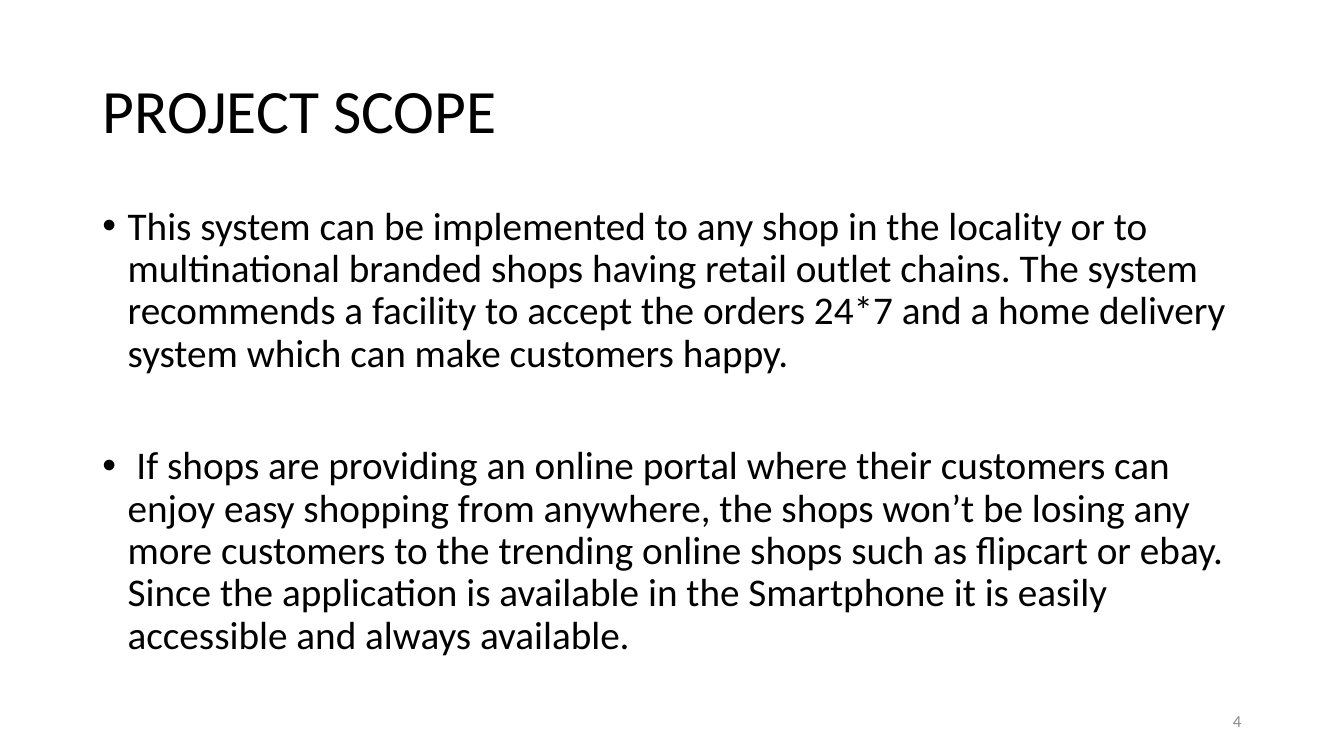
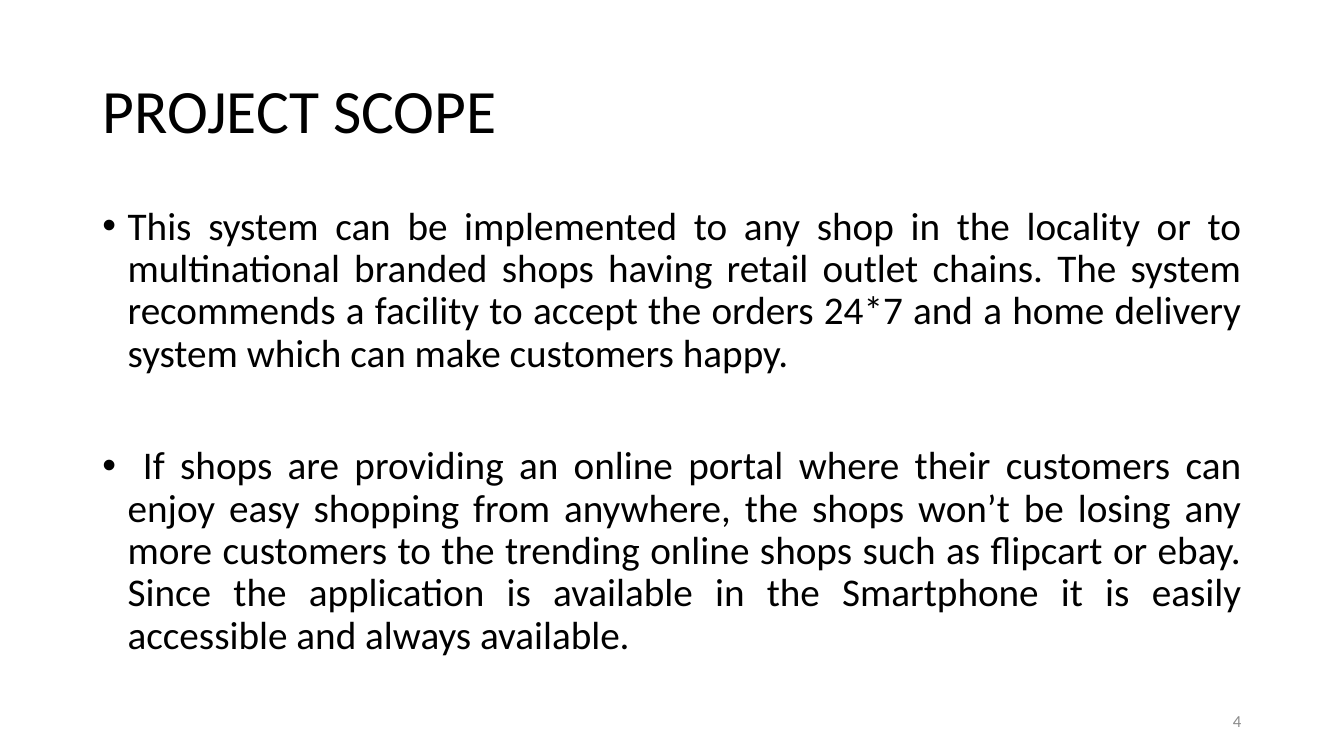
Before and after one commit to ARYANX00/web-application, a slide deck: slide 4 of Documents/Project PPT.pptx. Drawn at 1344x756 pixels with LibreOffice and Linux fonts; fonts in the diff are those of the drawing; background and template pictures are left out. Boxes give left, top, right and bottom in pixels: in the first picture for what was removed or moved away, otherwise in the second. Text is boxed around its words. In the diff, an @@ line names an element or a change of style, - is before the commit and + after.

```diff
--- a/Documents/Project PPT.pptx
+++ b/Documents/Project PPT.pptx
@@ text "This system can be implemented ..." at [128,212,1242,656]: alignment left to justified @@
```
Also in this commit, not shown: 2 other slides changed.
